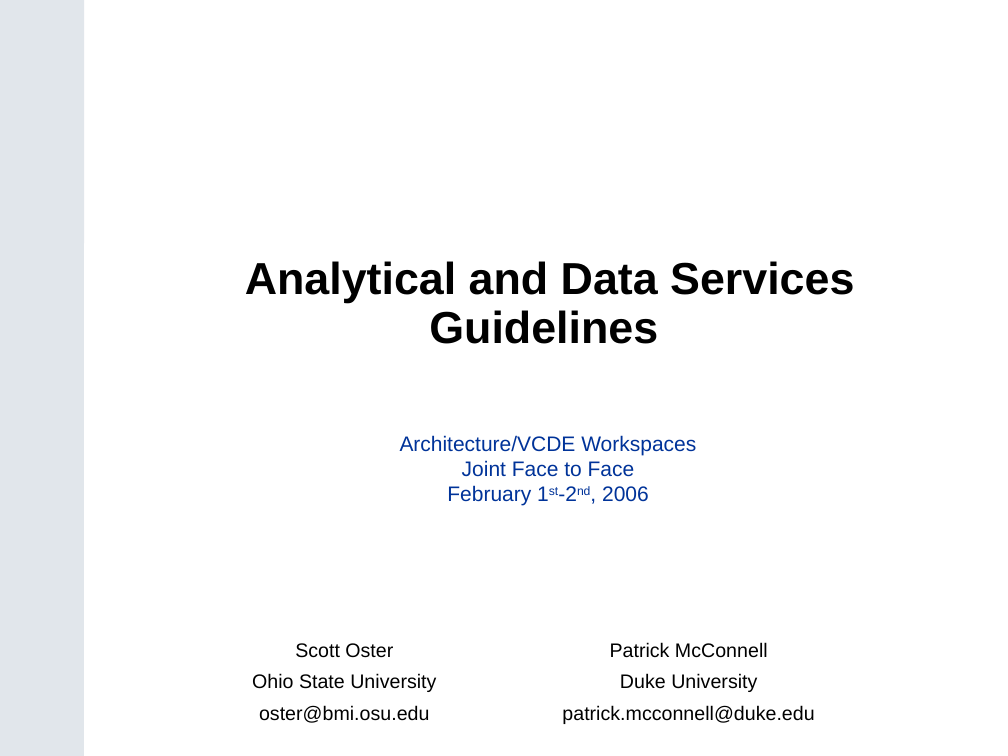
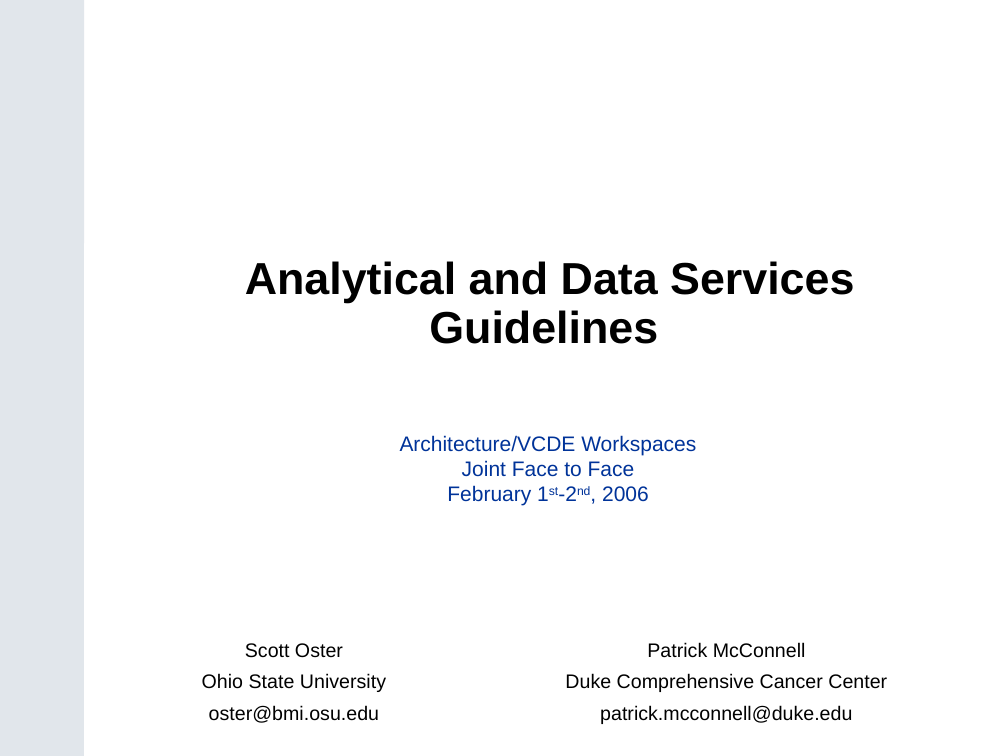
Before and after one commit to NCIP/cagrid-portal, a slide deck: slide 1 of cagrid-1-0/Documentation/presentations/200602_VCDE_ARCH/Service_Guidlines_Arch_VCDE_Feb2.ppt. Drawn at 1008x756 pixels with LibreOffice and Linux fonts; fonts in the diff are those of the drawing; background and template pictures are left out. Boxes give left, top, right and bottom in pixels: in the first picture for what was removed or moved away, otherwise in the second. Text is boxed around its words. In the diff, an @@ line names an element or a change of style, - is before the commit and + after.

```diff
--- a/cagrid-1-0/Documentation/presentations/200602_VCDE_ARCH/Service_Guidlines_Arch_VCDE_Feb2.ppt
+++ b/cagrid-1-0/Documentation/presentations/200602_VCDE_ARCH/Service_Guidlines_Arch_VCDE_Feb2.ppt
@@ text "Scott Oster": place and size @@
-text "Scott Oster" at (252, 643, 436, 723)
+text "Scott Oster" at (202, 643, 386, 723)
@@ text at (565, 673, 887, 692): text changed @@
-Duke University
+Duke Comprehensive Cancer Center
```
Also in this commit, not shown: 3 other slides changed, 18 slides added, 6 slides removed.
